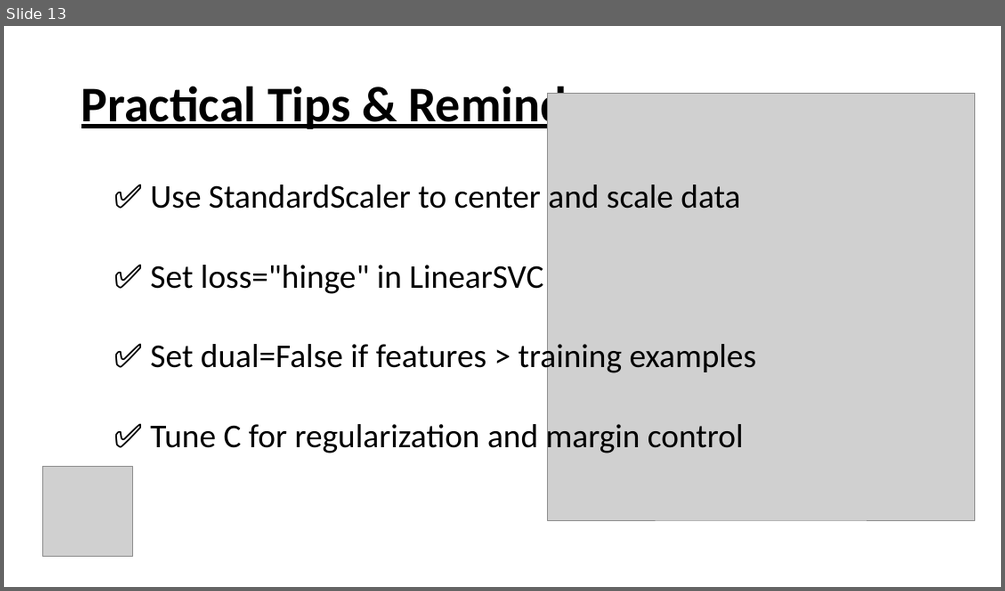
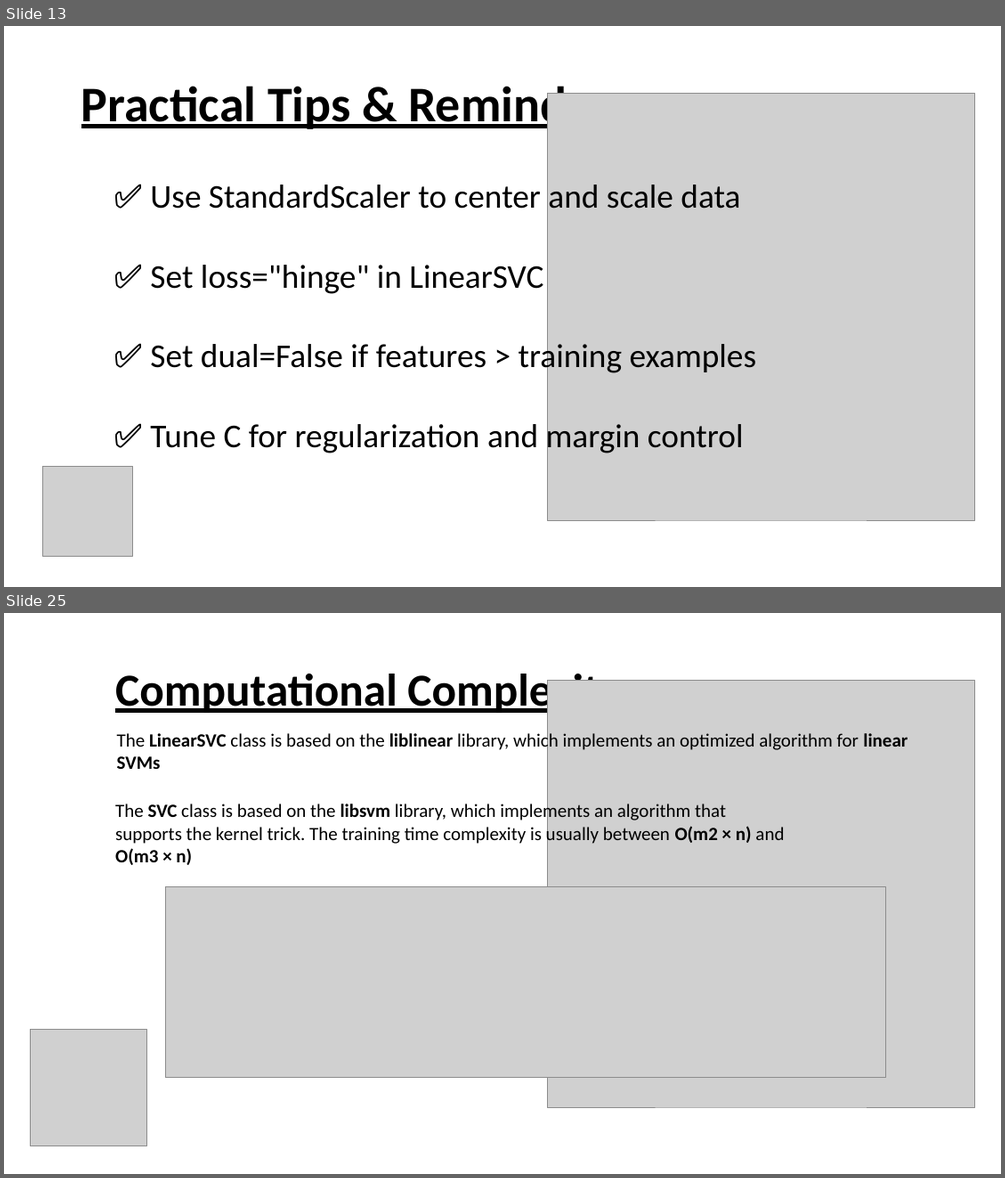
Before and after one commit to Mustafaahmed10/Machine-Learning-Slides-Chapter-5, a slide deck: Chapter 5.pptx. Shown one above the other, each under a label of ours: slide 13 before the commit, slides 13 and 25 after it; the slides between them are not shown. The pictures are 1005x591 and 1005x1178 pixels, drawn with LibreOffice and Linux fonts; fonts in the diff are those of the drawing; grey boxes stand for pictures. Boxes give left, top, right and bottom in pixels: in the first picture for what was removed or moved away, otherwise in the second. Text is boxed around its words. In the diff, an @@ line names an element or a change of style, - is before the commit and + after.

```diff
--- a/Chapter 5.pptx
+++ b/Chapter 5.pptx
@@ slide 25 added at bbox=[4, 613, 1001, 1174], background #FFFFFF @@
@@ title added at bbox=[115, 668, 621, 717], 44 pt, text #000000, bold, underline @@
+Computational Complexity
@@ picture added at bbox=[547, 680, 974, 1107] @@
@@ text added at bbox=[117, 730, 907, 769], 18 pt, text #000000 @@
+The LinearSVC class is based on the liblinear library, which implements an optimized algorithm for linear SVMs
@@ text added at bbox=[115, 802, 784, 865], 18 pt, text #000000 @@
+The SVC class is based on the libsvm library, which implements an algorithm that supports the kernel trick. The training time complexity is usually between O(m2 × n) and O(m3 × n)
@@ picture added at bbox=[165, 887, 886, 1077] @@
@@ picture added at bbox=[30, 1030, 146, 1145] @@
```
Also in this commit, not shown: 3 slides changed, 16 other slides added, 3 slides removed.
